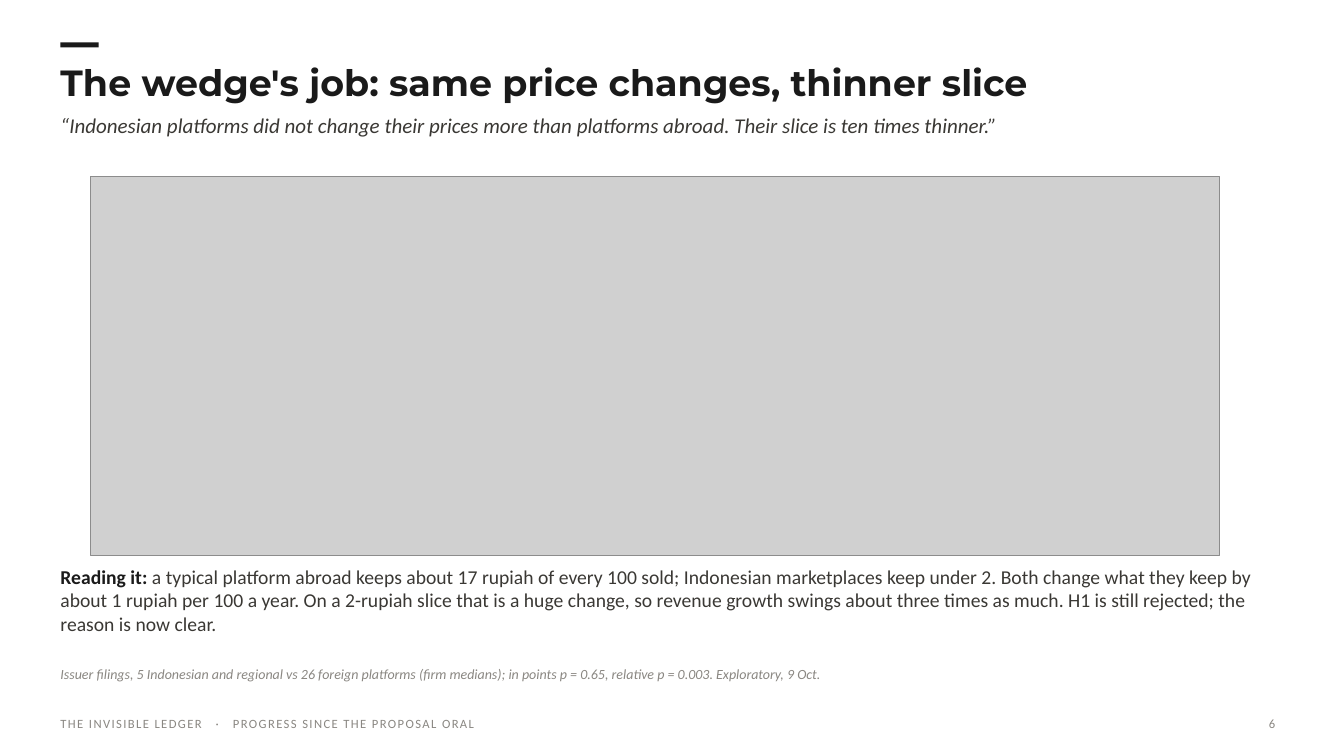
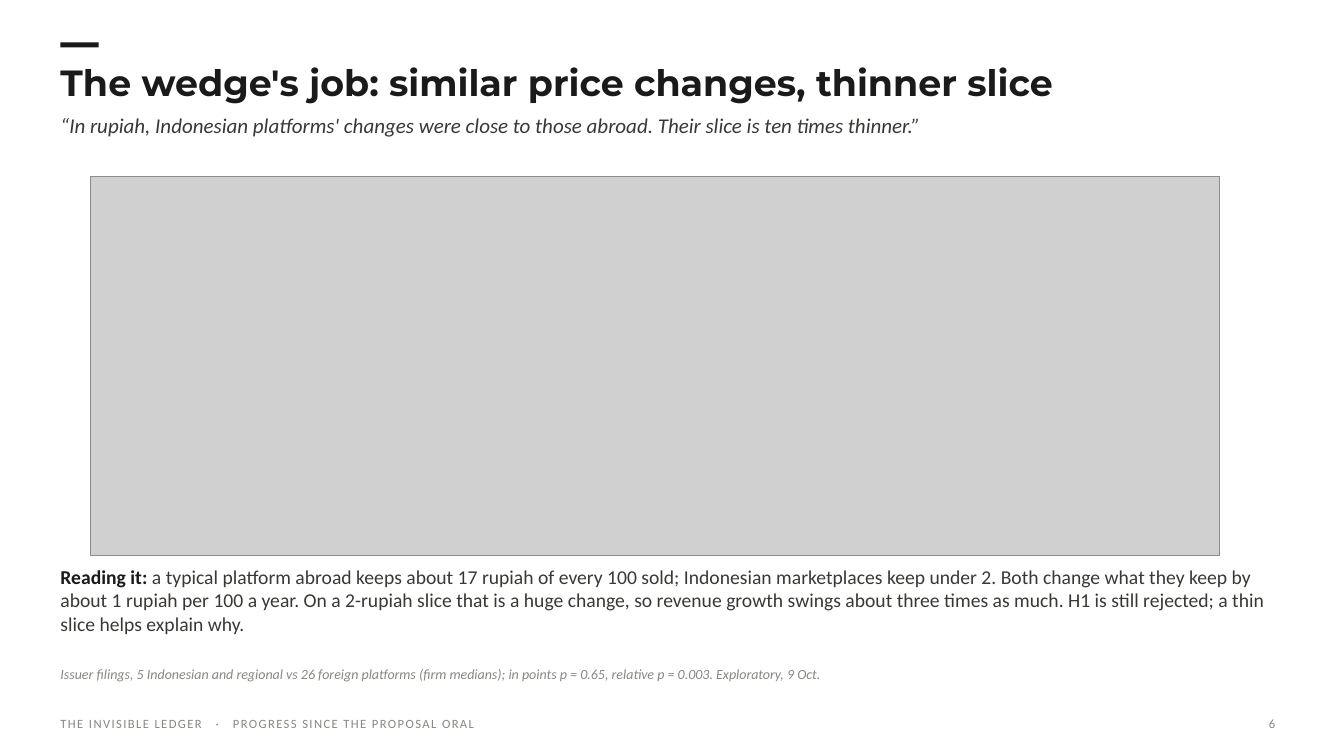
Before and after one commit to Spectating101/Invisible-ledger, a slide deck: slide 6 of research/option_space_2026-10-01/deck/IL_Progress_Update_2026-10-09.pptx. Drawn at 1344x756 pixels with LibreOffice and Linux fonts; fonts in the diff are those of the drawing; grey boxes stand for pictures; background and template pictures are left out. Boxes give left, top, right and bottom in pixels: in the first picture for what was removed or moved away, otherwise in the second. Text is boxed around its words. In the diff, an @@ line names an element or a change of style, - is before the commit and + after.

```diff
--- a/research/option_space_2026-10-01/deck/IL_Progress_Update_2026-10-09.pptx
+++ b/research/option_space_2026-10-01/deck/IL_Progress_Update_2026-10-09.pptx
@@ title at [60, 67, 1052, 104]: text changed @@
-The wedge's job: same price changes, thinner slice
+The wedge's job: similar price changes, thinner slice
@@ text at [60, 118, 920, 137]: text changed @@
-“Indonesian platforms did not change their prices more than platforms abroad. Their slice is ten times thinner.”
+“In rupiah, Indonesian platforms' changes were close to those abroad. Their slice is ten times thinner.”
@@ text at [60, 570, 1264, 634]: text changed @@
-Reading it: a typical platform abroad keeps about 17 rupiah of every 100 sold; Indonesian marketplaces keep under 2. Both change what they keep by about 1 rupiah per 100 a year. On a 2-rupiah slice that is a huge change, so revenue growth swings about three times as much. H1 is still rejected; the reason is now clear.
+Reading it: a typical platform abroad keeps about 17 rupiah of every 100 sold; Indonesian marketplaces keep under 2. Both change what they keep by about 1 rupiah per 100 a year. On a 2-rupiah slice that is a huge change, so revenue growth swings about three times as much. H1 is still rejected; a thin slice helps explain why.
```
Also in this commit, not shown: 6 other slides changed, 21 other files.
